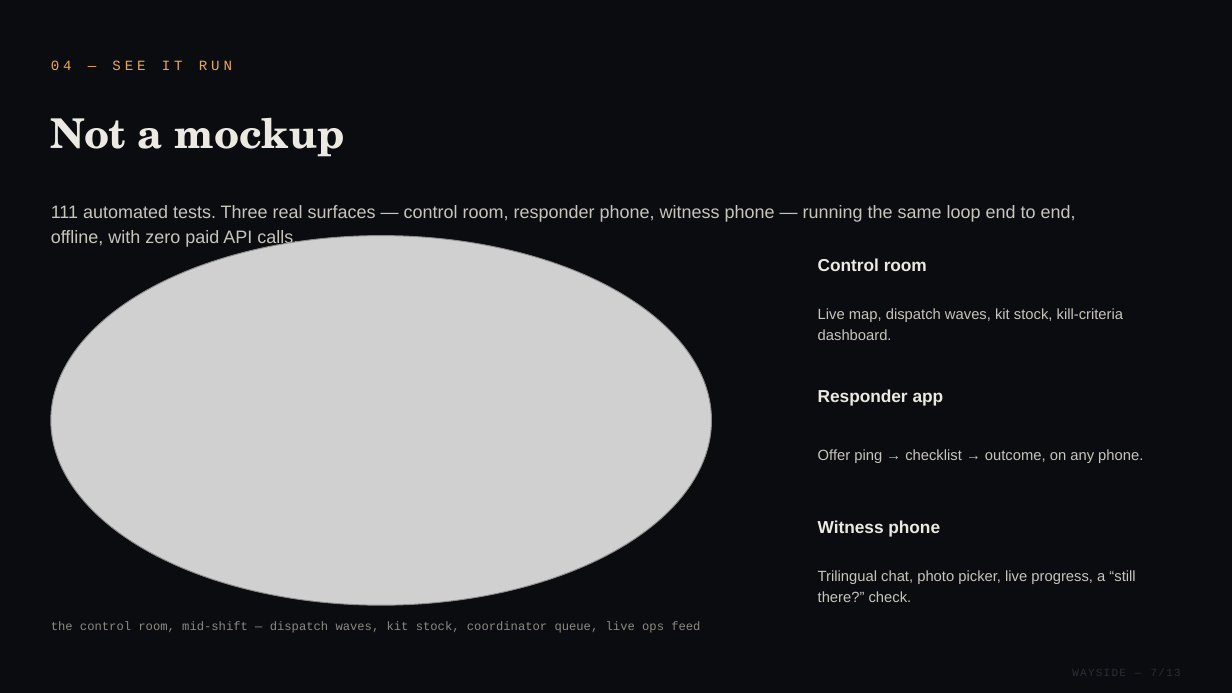
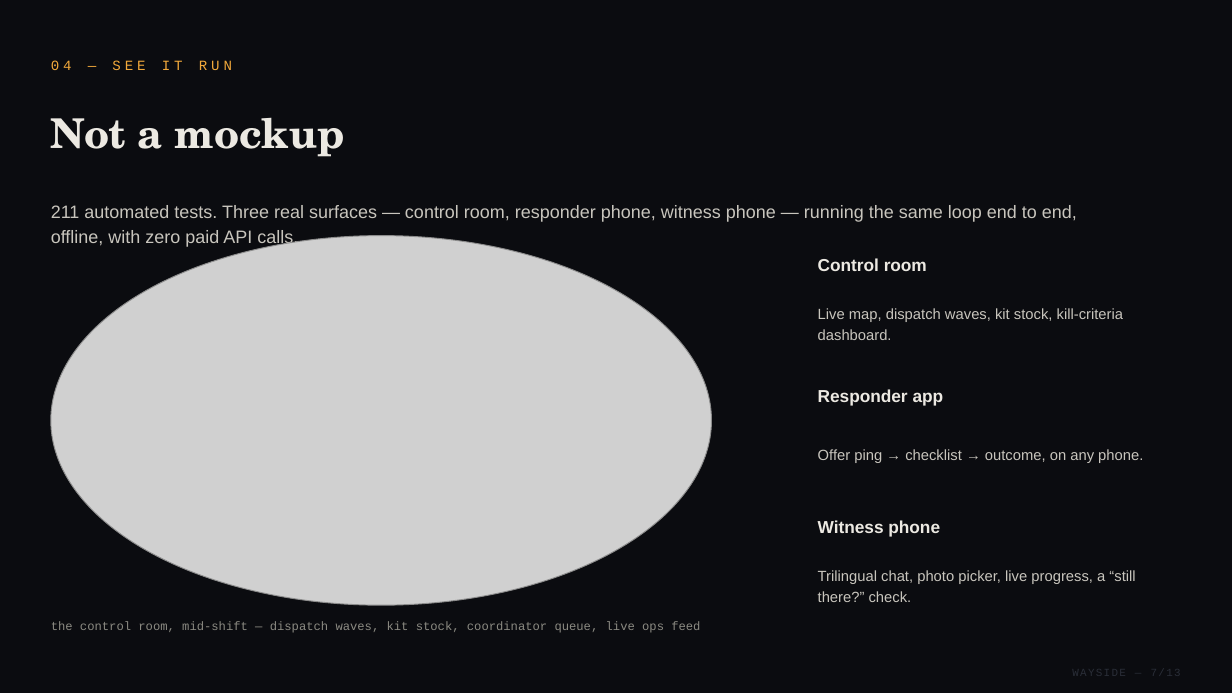
Before and after one commit to Rustom1234/register, a slide deck: slide 7 of research/pitch/wayside-kxic-pitch.pptx. Drawn at 1232x693 pixels with LibreOffice and Linux fonts; fonts in the diff are those of the drawing; grey boxes stand for pictures. Boxes give left, top, right and bottom in pixels: in the first picture for what was removed or moved away, otherwise in the second. Text is boxed around its words. In the diff, an @@ line names an element or a change of style, - is before the commit and + after.

```diff
--- a/research/pitch/wayside-kxic-pitch.pptx
+++ b/research/pitch/wayside-kxic-pitch.pptx
@@ text at <box>51,205,1077,248</box>: text changed @@
-111 automated tests. Three real surfaces — control room, responder phone, witness phone — running the same loop end to end, offline, with zero paid API calls.
+211 automated tests. Three real surfaces — control room, responder phone, witness phone — running the same loop end to end, offline, with zero paid API calls.
```
Also in this commit, not shown: 4 other slides changed, 5 other files.
